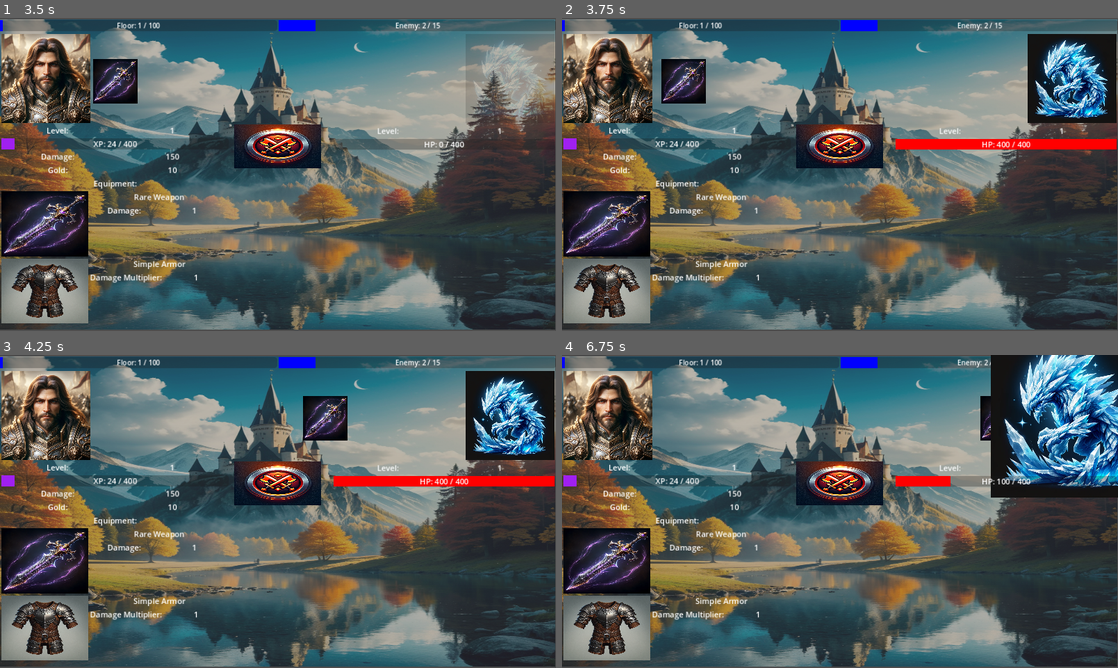
Above: before the commit, frames 1-4 (two rows, left to right).
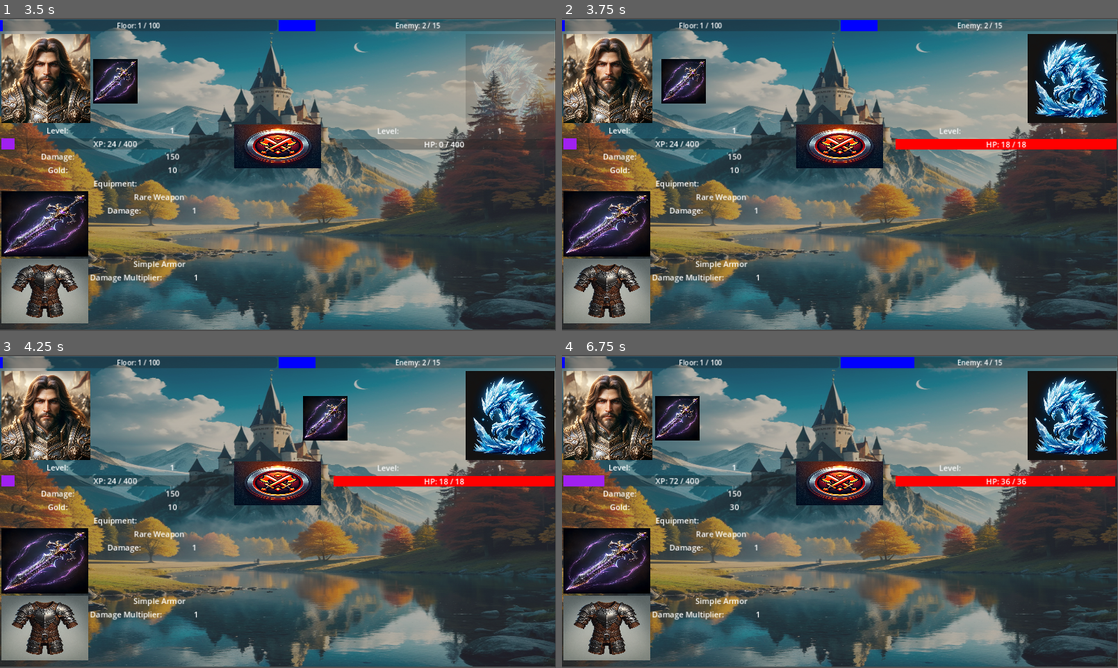
Above: after the commit, the same moments.

Repository: Pepice23/ClimbTheTower
Game: Godot game, scene res://scenes/main/main.tscn
The game is run twice, just before and just after one commit, with the same random seed, the same clock (stepped at 60 frames per second) and the same inputs.
Inputs (mouse positions are in pixels of both pictures, inside the frame that each line leads up to):
- Up to frame 1 (3.5 s): click (278, 146) at 0.5 s; click (278, 146) at 1.25 s; click (278, 146) at 2 s
- Up to frame 2 (3.75 s): no input
- Up to frame 3 (4.25 s): no input
- Up to frame 4 (6.75 s): no input

Frame 1 is identical in both runs. In frame 2, 0.1% of the frame differs, in the area x 75-85%, y 39-42%; in frame 3, 0.1%; in frame 4, 12%, in the area x 2-100%, y 0-50%.

Commit message:
added new formula to calculate enemy health
needs more work

Diff:
--- a/autoloads/enemy_data.gd
+++ b/autoloads/enemy_data.gd
@@ -4,6 +4,7 @@
 var enemy_max_hp = 400
 var boss_time_max = 30
 var boss_time_current = 30
+var base_hp = 10
 
 signal change_enemy_health
 signal change_boss_timer
@@ -13,6 +14,7 @@
 	pass # Replace with function body.
 
 func prepare_next_enemy():
+	enemy_max_hp = base_hp * 0.8 * pow(1.1, PlayerData.current_floor) * PlayerData.current_enemy + 1
 	enemy_current_hp = enemy_max_hp
 	emit_signal("change_enemy_health")
 
--- a/scenes/enemy_stat_display/enemy_stat_display.gd
+++ b/scenes/enemy_stat_display/enemy_stat_display.gd
@@ -9,13 +9,13 @@
 
 # Called when the node enters the scene tree for the first time.
 func _ready():
-	set_defaults()
-	set_boss_defaults()
 	PlayerData.connect("show_boss_timer", toggle_boss_timer_container_visibility)
 	PlayerData.connect("change_enemy_level", enemy_level_update)
 	EnemyData.connect("change_enemy_health", update_hp_progress)
 	EnemyData.connect("change_boss_timer", update_boss_timer_progress)
 	Battle.connect("player_auto_attack", update_hp_progress)
+	set_defaults()
+	set_boss_defaults()
 
 func toggle_boss_timer_container_visibility():
 	if PlayerData.current_enemy == PlayerData.enemy_max:
@@ -41,8 +41,9 @@
 	update_hp_progress()
 
 func update_hp_progress():
+	hp_progress_bar.max_value = EnemyData.enemy_max_hp
 	hp_progress_bar.value = EnemyData.enemy_current_hp
-	hp_progress_bar_text.text = "HP: %d / %d" % [EnemyData.enemy_current_hp, EnemyData.enemy_max_hp]
+	hp_progress_bar_text.text = "HP: %s / %s" % [Helpers.format_number(EnemyData.enemy_current_hp), Helpers.format_number(EnemyData.enemy_max_hp)]
 
 func set_boss_defaults():
 	boss_timer_progress_bar.value = EnemyData.boss_time_current
